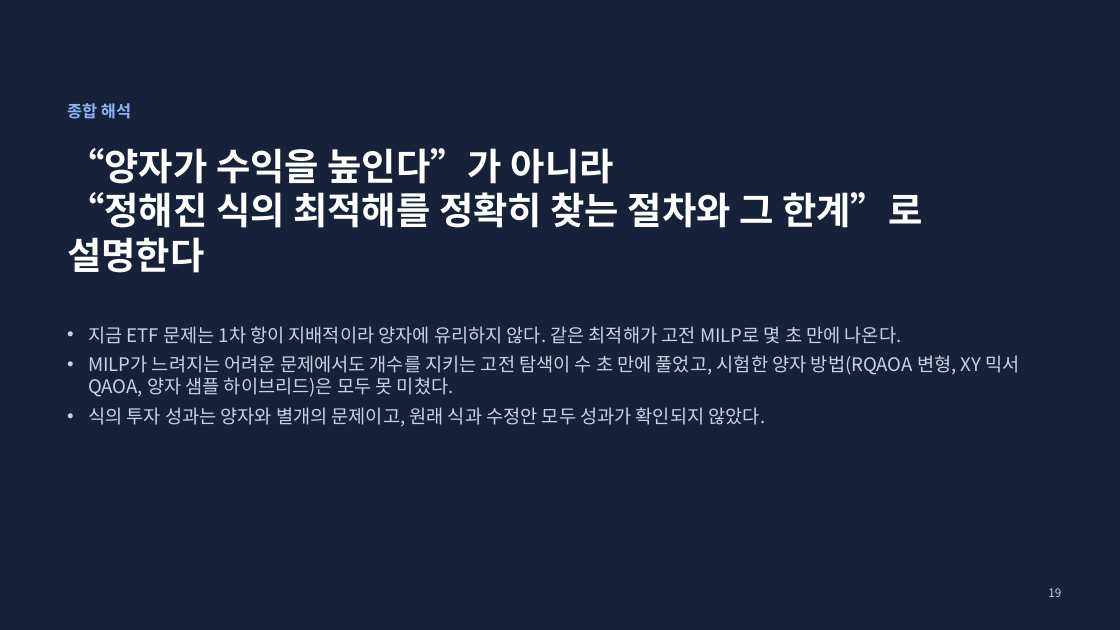
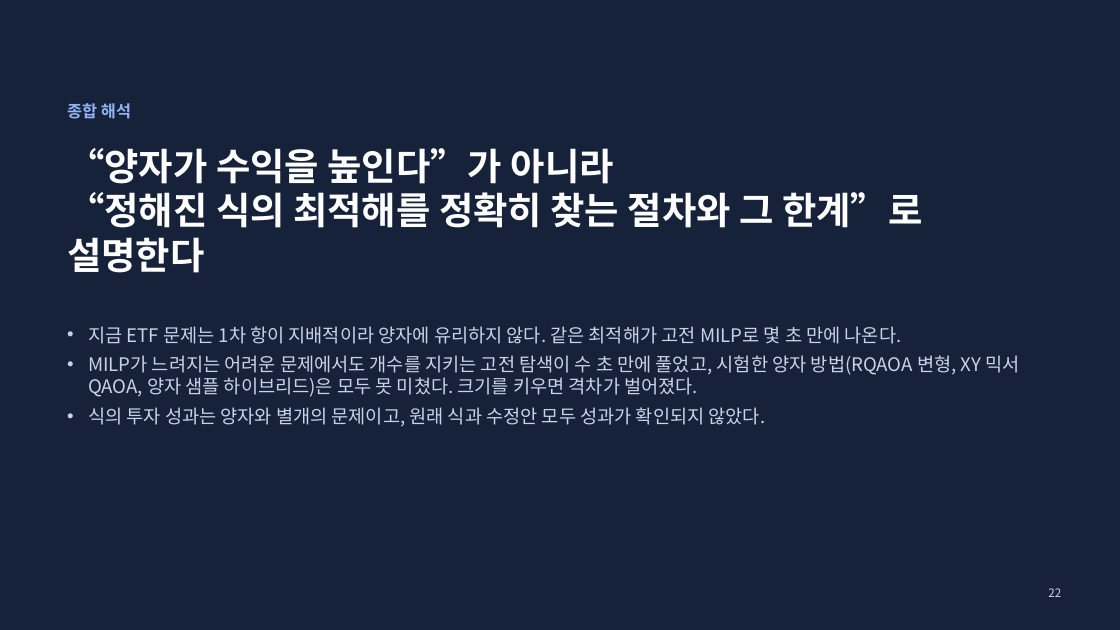
Before and after one commit to 202155570/norma-qaoa, a slide deck: slide 22 of docs/qaoa_research_report_2026-11-19.pptx (slide 19 before the commit). Drawn at 1120x630 pixels with LibreOffice and Linux fonts; fonts in the diff are those of the drawing. Boxes give left, top, right and bottom in pixels: in the first picture for what was removed or moved away, otherwise in the second. Text is boxed around its words. In the diff, an @@ line names an element or a change of style, - is before the commit and + after.

```diff
--- a/docs/qaoa_research_report_2026-11-19.pptx
+++ b/docs/qaoa_research_report_2026-11-19.pptx
@@ text at [88,355,1019,397]: text changed @@
-• MILP가 느려지는 어려운 문제에서도 개수를 지키는 고전 탐색이 수 초 만에 풀었고, 시험한 양자 방법(RQAOA 변형, XY 믹서 QAOA, 양자 샘플 하이브리드)은 모두 못 미쳤다.
+• MILP가 느려지는 어려운 문제에서도 개수를 지키는 고전 탐색이 수 초 만에 풀었고, 시험한 양자 방법(RQAOA 변형, XY 믹서 QAOA, 양자 샘플 하이브리드)은 모두 못 미쳤다. 크기를 키우면 격차가 벌어졌다.
@@ page number at [1048,588,1061,597]: text changed @@
-19
+22
```
Also in this commit, not shown: 5 other slides changed, 3 slides added, 24 other files.
